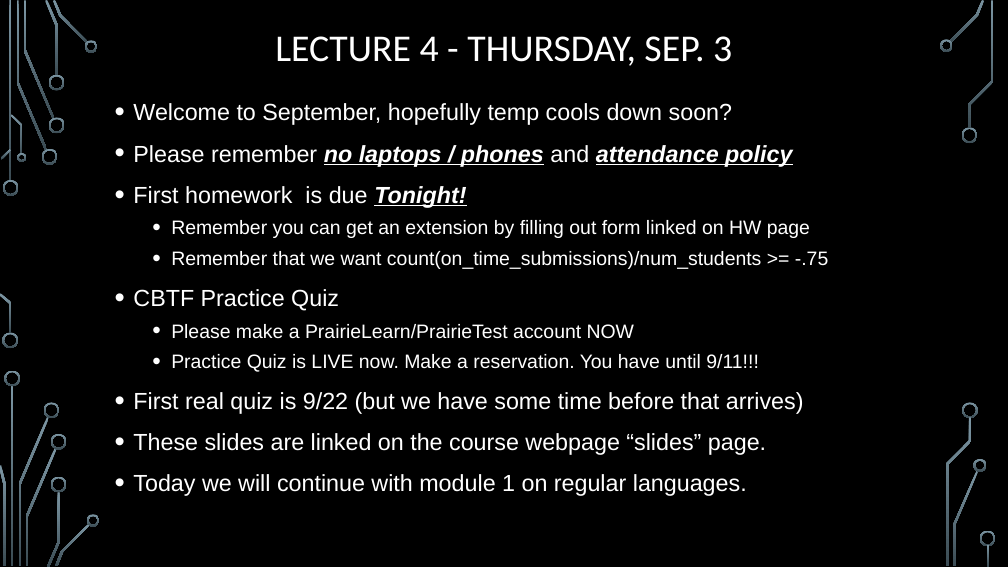
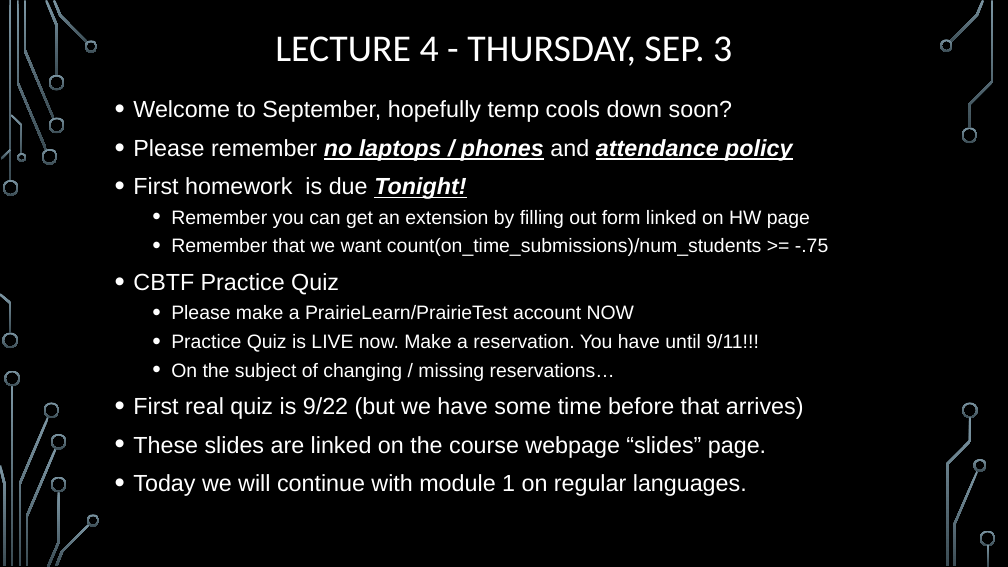
Before and after one commit to markfloryan/dmt2, a slide deck: slide 4 of slides/00-DailyAnnouncements.pptx. Drawn at 1008x567 pixels with LibreOffice and Linux fonts; fonts in the diff are those of the drawing; background and template pictures are left out. Boxes give left, top, right and bottom in pixels: in the first picture for what was removed or moved away, otherwise in the second. Text is boxed around its words. In the diff, an @@ line names an element or a change of style, - is before the commit and + after.

```diff
--- a/slides/00-DailyAnnouncements.pptx
+++ b/slides/00-DailyAnnouncements.pptx
@@ text at [133,100,828,496]: line spacing 1.1 to 1 @@
@@ text at [171,363,615,381]: paragraph added @@
+  • On the subject of changing / missing reservations…
```
Also in this commit, not shown: 1 other file.
